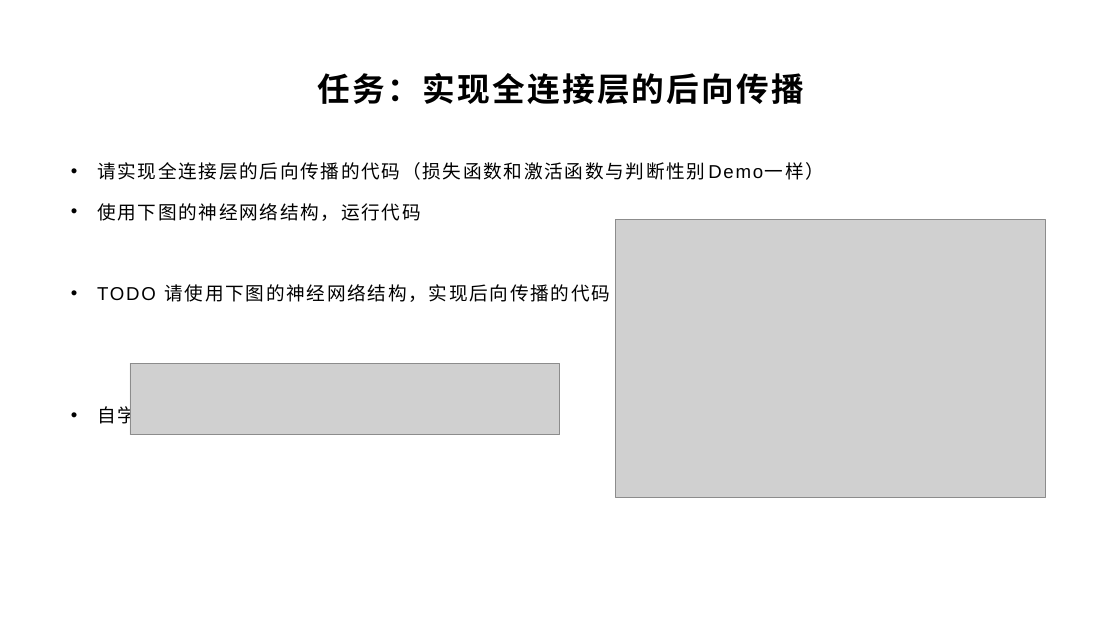
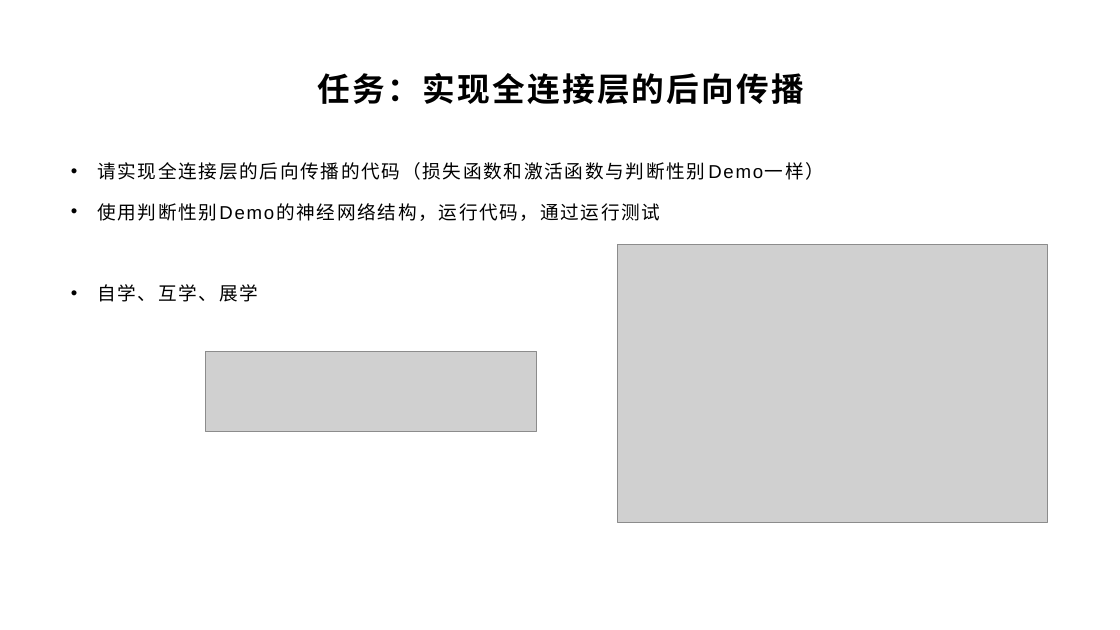
Before and after one commit to yyc-git/DeepLearningEdu, a slide deck: slide 25 of lessons/3_derivation_3/ppt/全连接层的前向和后向传播推导（下）.pptx. Drawn at 1120x630 pixels with LibreOffice and Linux fonts; fonts in the diff are those of the drawing; grey boxes stand for pictures; background and template pictures are left out. Boxes give left, top, right and bottom in pixels: in the first picture for what was removed or moved away, otherwise in the second. Text is boxed around its words. In the diff, an @@ line names an element or a change of style, - is before the commit and + after.

```diff
--- a/lessons/3_derivation_3/ppt/全连接层的前向和后向传播推导（下）.pptx
+++ b/lessons/3_derivation_3/ppt/全连接层的前向和后向传播推导（下）.pptx
@@ text at [97, 203, 661, 221]: text changed @@
-• 使用下图的神经网络结构，运行代码
-• TODO 请使用下图的神经网络结构，实现后向传播的代码（损失函数和激活函数与判断性别Demo一样）
+• 使用判断性别Demo的神经网络结构，运行代码，通过运行测试
@@ picture: place and size @@
-picture at [616, 219, 1046, 497]
+picture at [618, 245, 1048, 523]
@@ picture: place and size @@
-picture at [130, 363, 560, 434]
+picture at [205, 351, 536, 432]
```
Also in this commit, not shown: 2 other slides changed.
